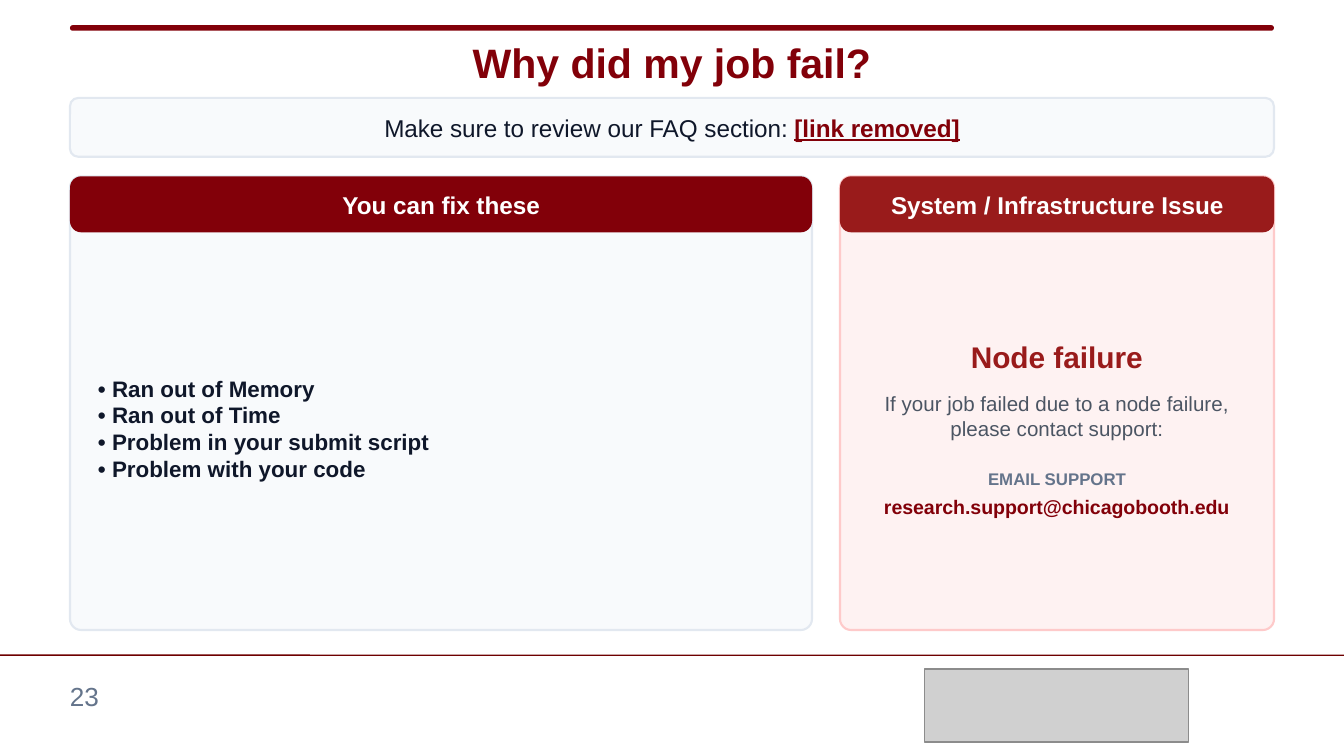
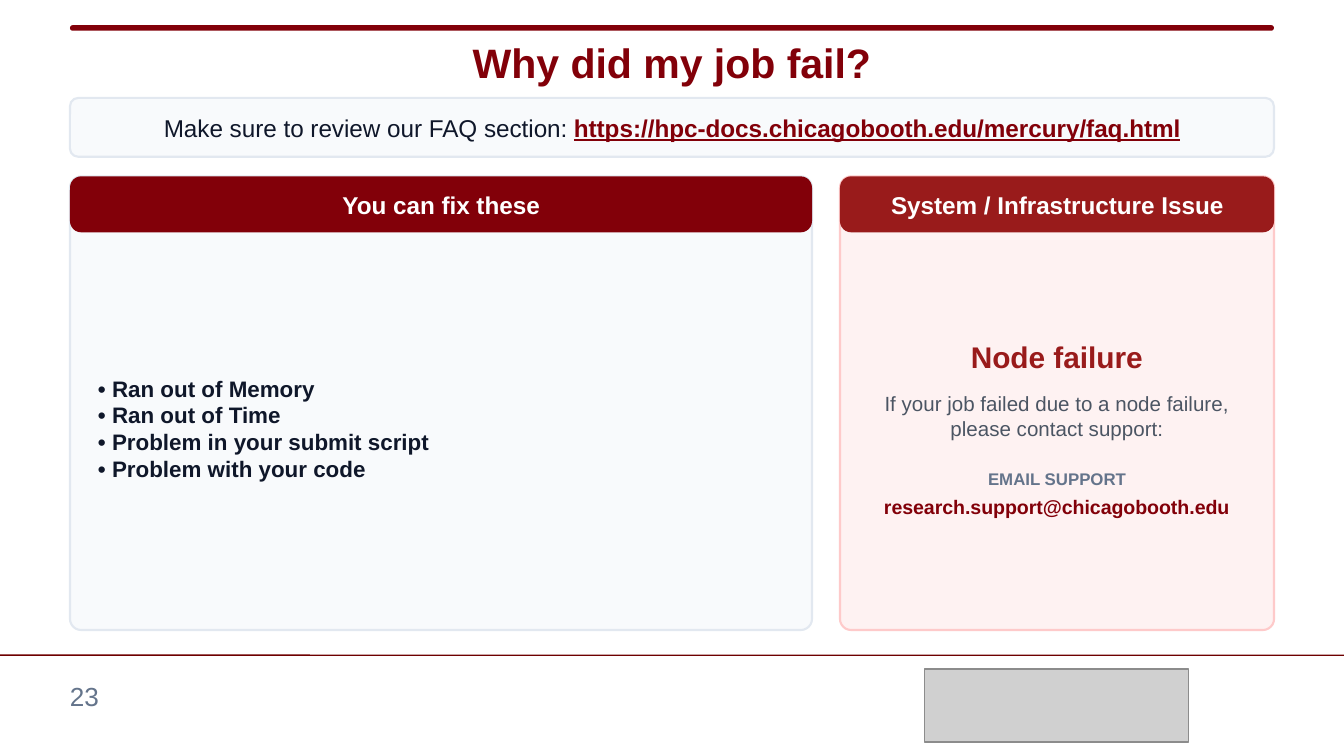
Before and after one commit to fritzratna/workshop_for_RPs, a slide deck: slide 23 of IT RP TRaining 20261012.pptx. Drawn at 1344x756 pixels with LibreOffice and Linux fonts; fonts in the diff are those of the drawing; grey boxes stand for pictures. Boxes give left, top, right and bottom in pixels: in the first picture for what was removed or moved away, otherwise in the second. Text is boxed around its words. In the diff, an @@ line names an element or a change of style, - is before the commit and + after.

```diff
--- a/IT RP TRaining 20261012.pptx
+++ b/IT RP TRaining 20261012.pptx
@@ text at [164, 119, 1180, 142]: text changed; text colour #0F172A to #820009; bold on @@
-Make sure to review our FAQ section: [link removed]
+Make sure to review our FAQ section: https://hpc-docs.chicagobooth.edu/mercury/faq.html
```
